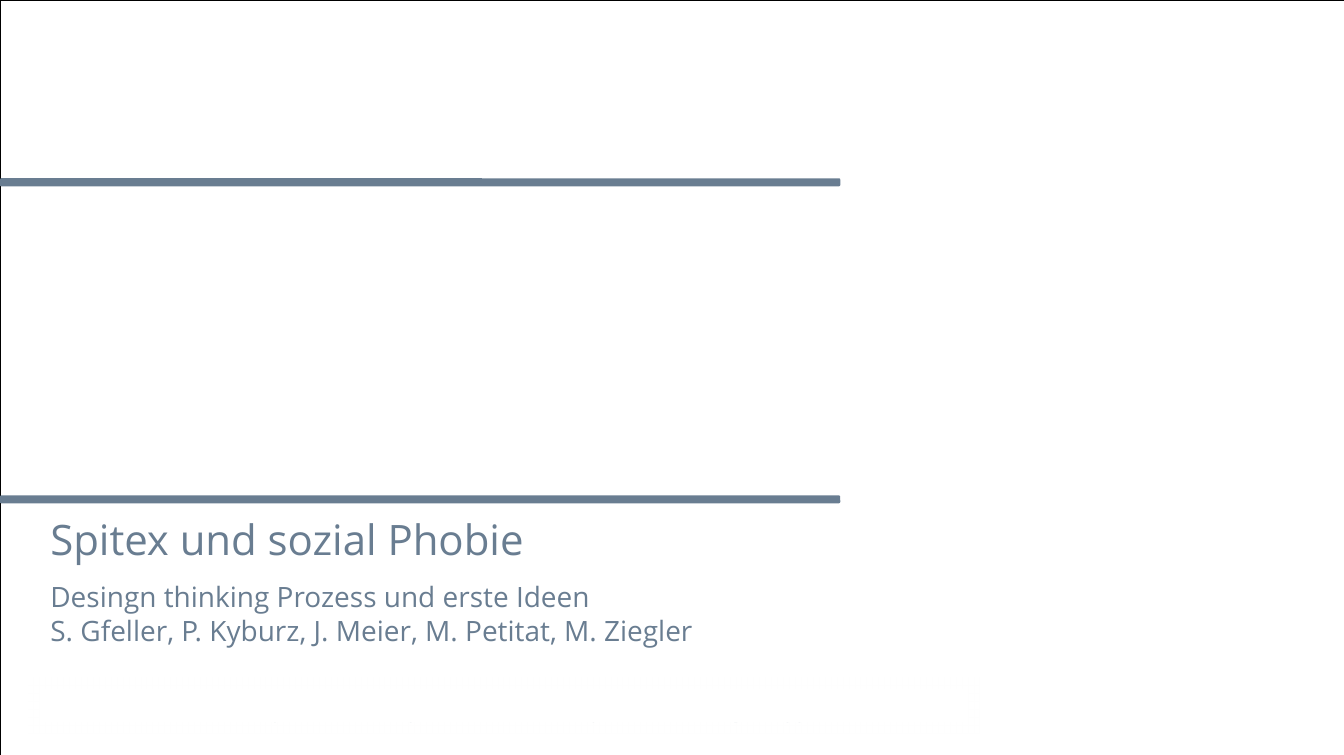
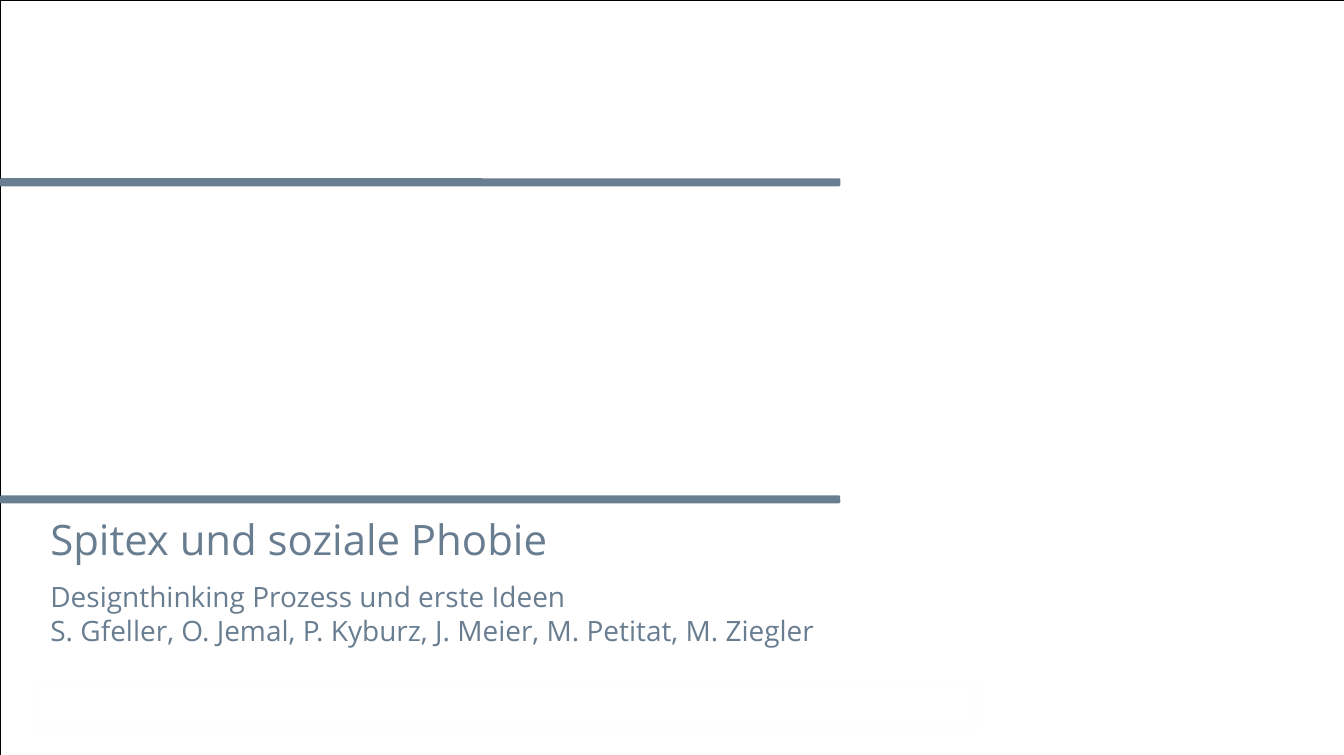
Before and after one commit to jntme/ch.bfh.btx8081.w2017.blue, a slide deck: slide 1 of CaseStudies/CaseStudy2/doc/01-DesignThinking/Task_1_Presentation.pptx. Drawn at 1344x755 pixels with LibreOffice and Linux fonts; fonts in the diff are those of the drawing; background and template pictures are left out. Boxes give left, top, right and bottom in pixels: in the first picture for what was removed or moved away, otherwise in the second. Text is boxed around its words. In the diff, an @@ line names an element or a change of style, - is before the commit and + after.

```diff
--- a/CaseStudies/CaseStudy2/doc/01-DesignThinking/Task_1_Presentation.pptx
+++ b/CaseStudies/CaseStudy2/doc/01-DesignThinking/Task_1_Presentation.pptx
@@ title at [50,523,547,565]: text changed @@
-Spitex und sozial Phobie
+Spitex und soziale Phobie
@@ subtitle at [50,586,814,648]: text changed @@
-Desingn thinking Prozess und erste Ideen
-S. Gfeller, P. Kyburz, J. Meier, M. Petitat, M. Ziegler
+Designthinking Prozess und erste Ideen
+S. Gfeller, O. Jemal, P. Kyburz, J. Meier, M. Petitat, M. Ziegler
```
Also in this commit, not shown: 6 slides added.
